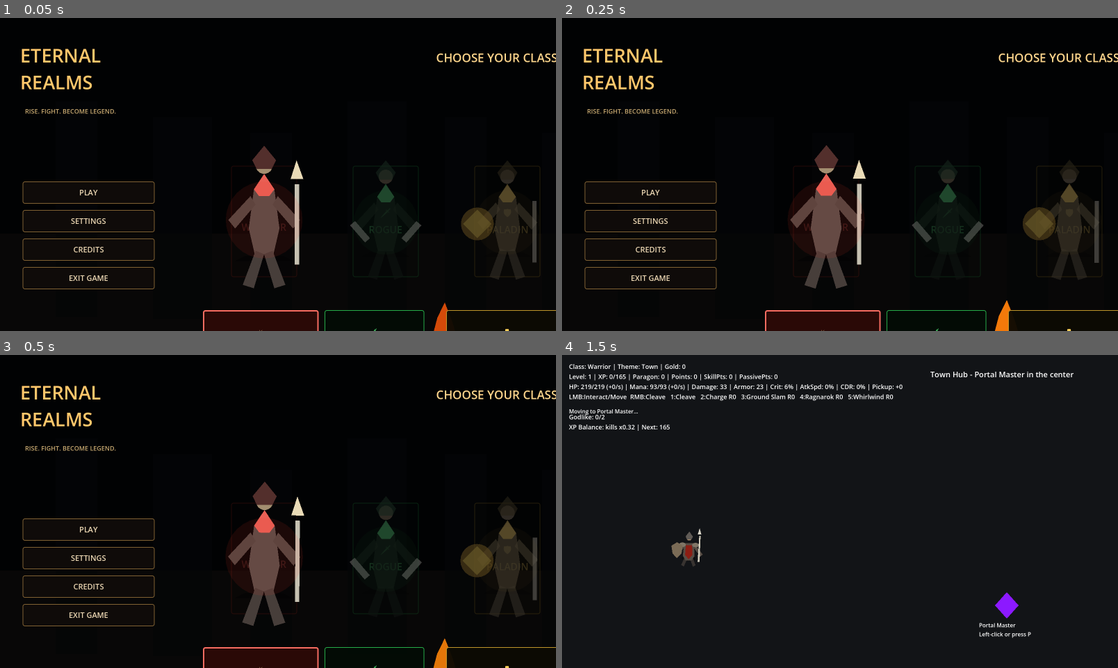
Above: before the commit, frames 1-4 (two rows, left to right).
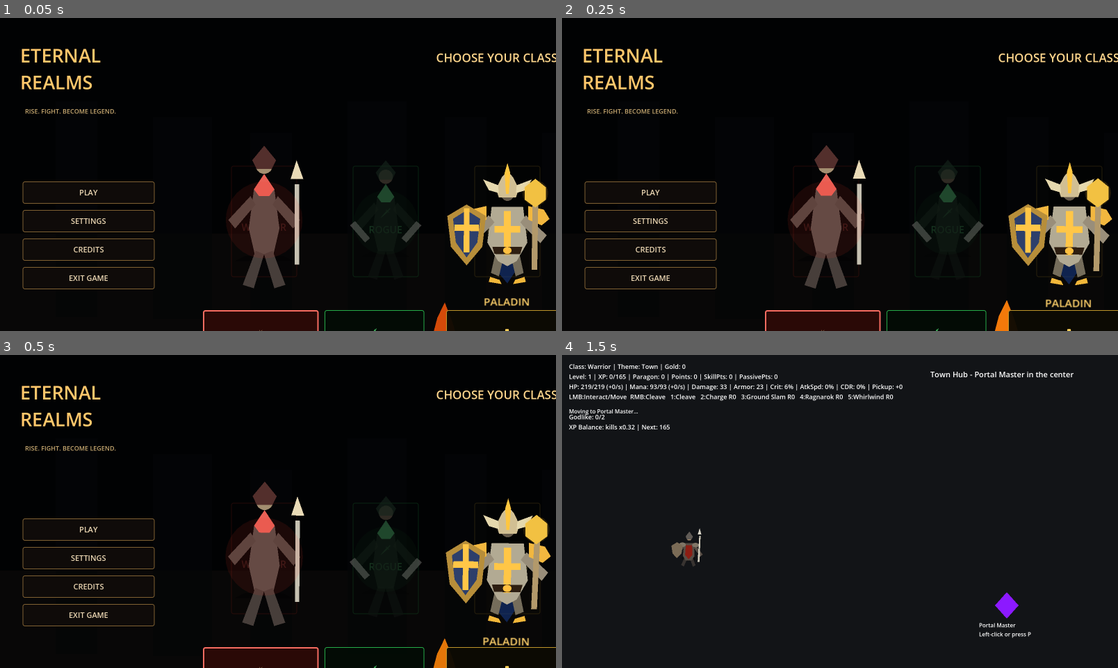
Above: after the commit, the same moments.

Repository: timjohan93-cyber/Eternal-Realms
Game: Godot game, scene res://scenes/Main.tscn
Same seed, same stepped clock (60 frames per second), same inputs: the game is played once before the commit and once after it.
Inputs (mouse positions are in pixels of both pictures, inside the frame that each line leads up to):
- Up to frame 1 (0.05 s): no input
- Up to frame 2 (0.25 s): no input
- Up to frame 3 (0.5 s): no input
- Up to frame 4 (1.5 s): click "PLAY" at 0.5 s; tap P at 1.25, 1.35 s; move the mouse to (962, 495) at 1.27 s; hold D from 1.28 s (still down); click (962, 495) at 1.42 s

The runs differ from the first frame. In frame 1, 3.8% of the frame differs, in the area x 80-99%, y 46-92%; in frame 2, 3.9%; in frame 3, 4.0%, in the area x 80-100%, y 45-93%; in frame 4, nothing differs.
Error in both runs: Invalid access to property or key 'special' on a base object of type 'Dictionary'. (res://scripts/Main.gd:2701)

Commit message:
Use V8.2B first real Paladin script

Diff:
--- a/scenes/Main.tscn
+++ b/scenes/Main.tscn
@@ -1,6 +1,6 @@
 [gd_scene load_steps=2 format=3]
 
-[ext_resource type="Script" path="res://scripts/MainV82A.gd" id="1"]
+[ext_resource type="Script" path="res://scripts/MainV82B.gd" id="1"]
 
 [node name="Main" type="Node2D"]
 script = ExtResource("1")
